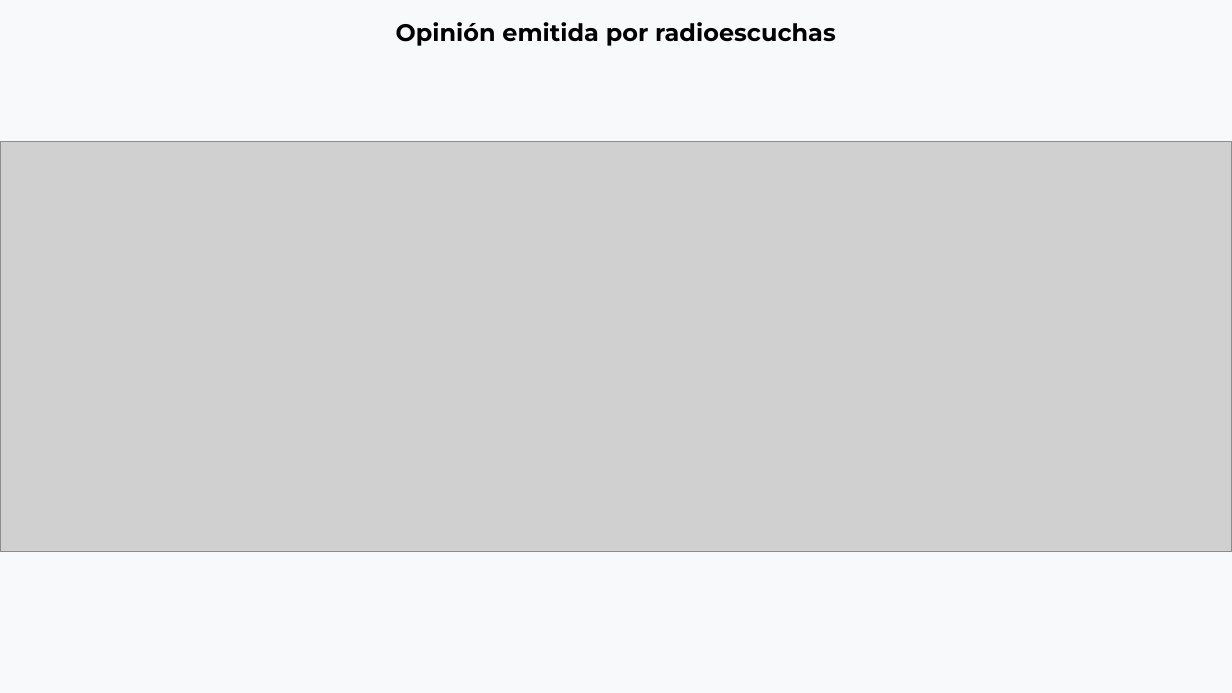
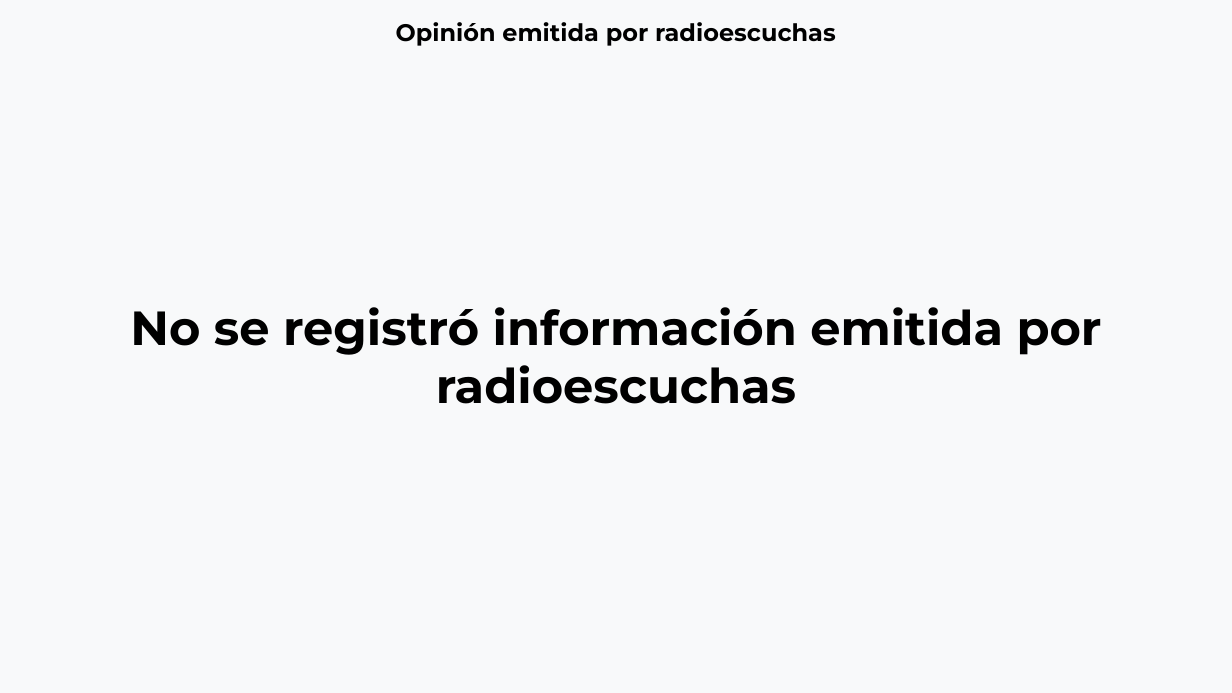
Before and after one commit to thelonious9/Reporteportadas, a slide deck: slide 16 of Reporte 290926.pptx (slide 17 before the commit). Drawn at 1232x693 pixels with LibreOffice and Linux fonts; fonts in the diff are those of the drawing; grey boxes stand for pictures. Boxes give left, top, right and bottom in pixels: in the first picture for what was removed or moved away, otherwise in the second. Text is boxed around its words. In the diff, an @@ line names an element or a change of style, - is before the commit and + after.

```diff
--- a/Reporte 290926.pptx
+++ b/Reporte 290926.pptx
@@ picture removed at (0, 142, 1232, 552) @@
@@ text added at (130, 307, 1102, 404), 28 pt, text #000000, bold @@
+No se registró información emitida por radioescuchas
```
Also in this commit, not shown: 5 other slides changed, 1 slide removed.
